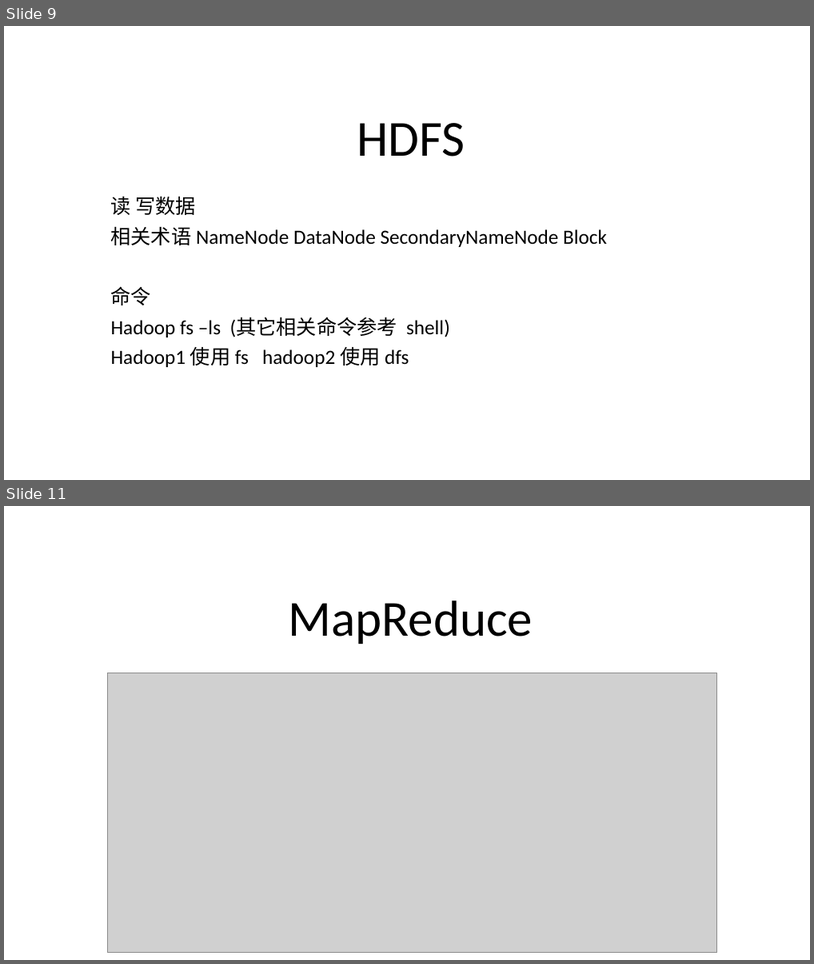
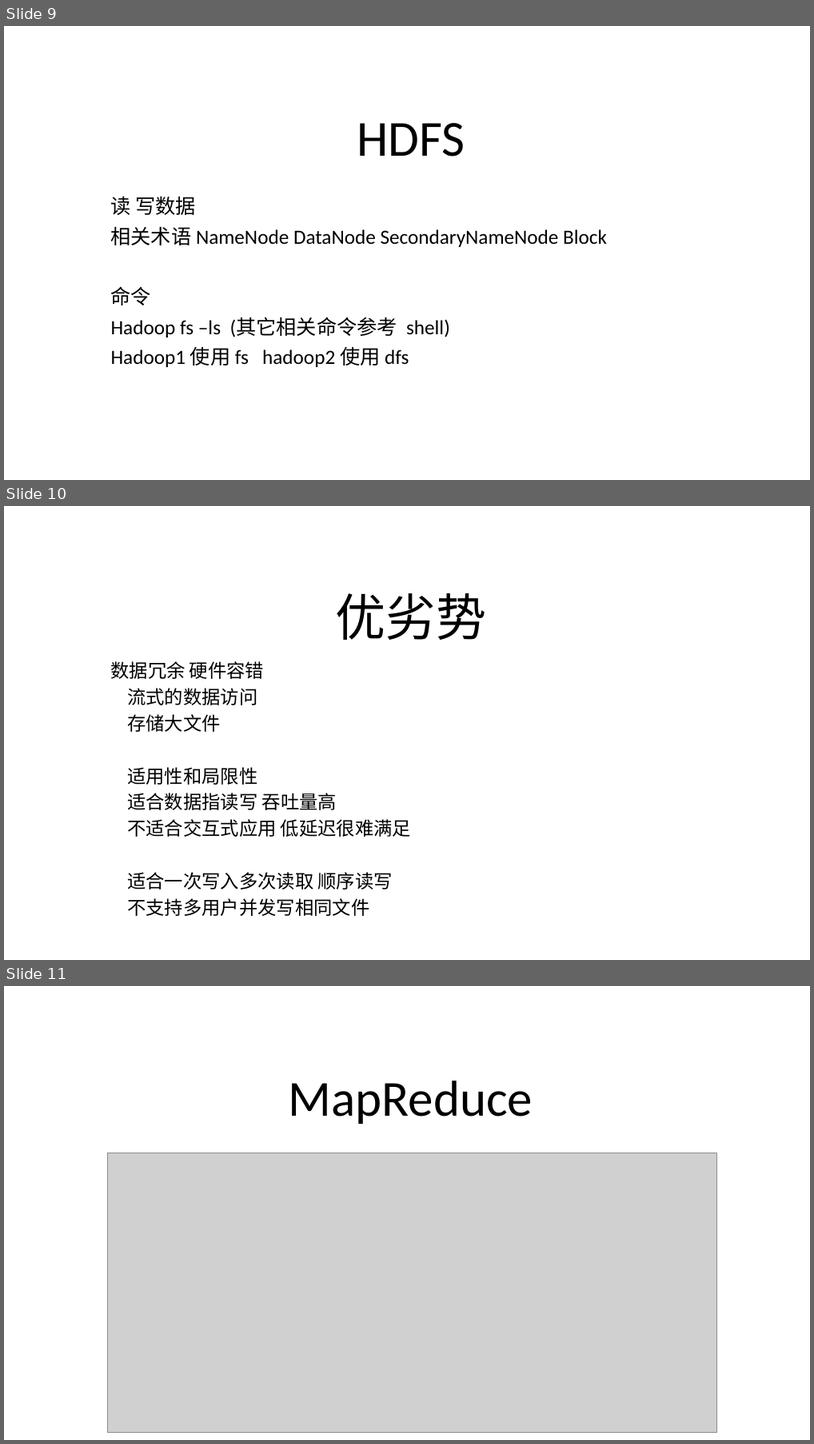
Before and after one commit to airdive/linux-1, a slide deck: data/hadoop2体系/大数据.pptx. Shown one above the other, each under a label of ours: slides 9 and 11 before the commit, slides 9, 10 and 11 after it; the slides between them are not shown. The pictures are 814x964 and 814x1444 pixels, drawn with LibreOffice and Linux fonts; fonts in the diff are those of the drawing; grey boxes stand for pictures; background and template pictures are left out. Boxes give left, top, right and bottom in pixels: in the first picture for what was removed or moved away, otherwise in the second. Text is boxed around its words. In the diff, an @@ line names an element or a change of style, - is before the commit and + after.

```diff
--- a/data/hadoop2体系/大数据.pptx
+++ b/data/hadoop2体系/大数据.pptx
@@ slide 10 added at (x1=4, y1=506, x2=810, y2=960), background picture (left out) @@
@@ title added at (x1=335, y1=593, x2=486, y2=640), 60 pt, text #000000 @@
+优劣势
@@ subtitle added at (x1=111, y1=661, x2=411, y2=916), 22.2 pt, text #000000 @@
+数据冗余 硬件容错
+流式的数据访问
+存储大文件
+适用性和局限性
+适合数据指读写 吞吐量高
+不适合交互式应用 低延迟很难满足
+适合一次写入多次读取 顺序读写
+不支持多用户并发写相同文件
```
Also in this commit, not shown: 1 slide removed, 2 other files.
